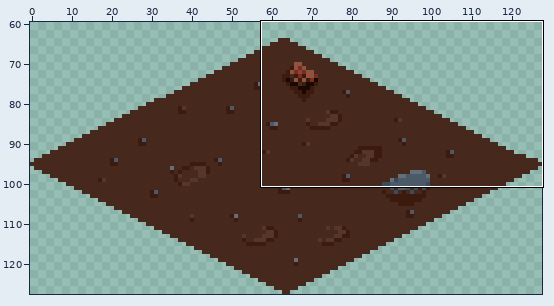
A sprite sheet gets an edit: MonoGameCross-PlatformDesktopApplication/Content/CompressedContent/textures/Environment/ground2.png. The first picture is a wide view before the edit; the outline marks the close-up.
Close-up. Before the commit:
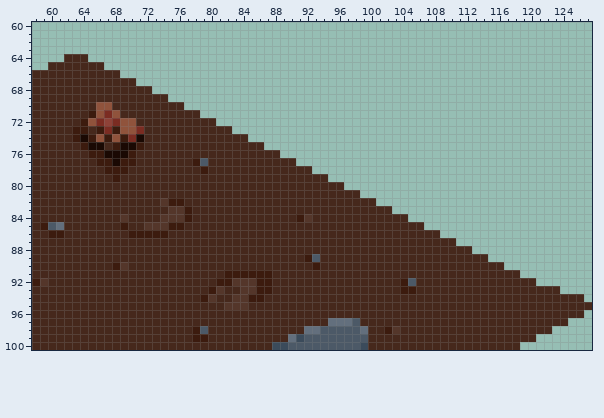
The file is 128x128 pixels. Shown: x 58..127, y 60..100. The wide view leaves out empty margins.
New version:
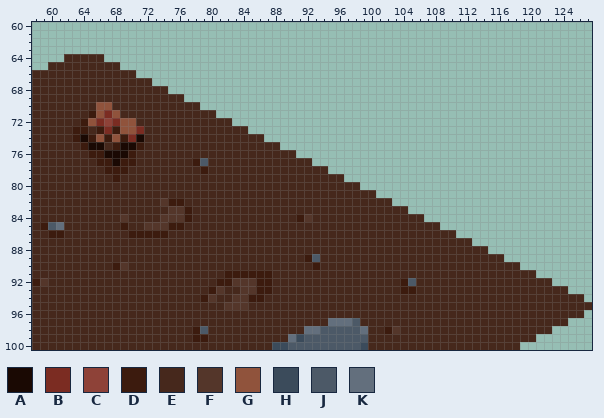
Palette (. is transparent): A #1a0903  B #7b2c22  C #8e4238  D #3c1b0e  E #46281c  F #54362a  G #90533c  H #3b4b5b  J #4c5967  K #636f7d
What changed:
@@ x 58..127 @@
  63 ......................................................................
- 64 ....EEE...............................................................
- 65 ..EEEEEEE.............................................................
- 66 EEEEEEEEEEE...........................................................
- 67 EEEEEEEEEEEEE.........................................................
- 68 EEEEEEEEEEEEEEE.......................................................
- 69 EEEEEEEEEEEEEEEEE.....................................................
- 70 EEEEEEEEGGEEEEEEEEE...................................................
- 71 EEEEEEEDGBGEEEEEEEEEE.................................................
- 72 EEEEEEDGBCBGGEEEEEEEEEE...............................................
- 73 EEEEEDDEDBDGGBEEEEEEEEEEE.............................................
- 74 EEEEEDADGDGDBAEEEEEEEEEEEEE...........................................
- 75 EEEEEEDAAEDAADEEEEEEEEEEEEEEE.........................................
- 76 EEEEEEEDDAAADEEEEEEEEEEEEEEEEEE.......................................
- 77 EEEEEEEEDDADDEEEEEEEDJEEEEEEEEEEE.....................................
- 78 EEEEEEEEEDDDEEEEEEEEEDEEEEEEEEEEEEE...................................
- 79 EEEEEEEEEEDEEEEEEEEEEEEEEEEEEEEEEEEEE.................................
- 80 EEEEEEEEEEEEEEEEEEEEEEEEEEEEEEEEEEEEEEE...............................
- 81 EEEEEEEEEEEEEEEEEEEEEEEEEEEEEEEEEEEEEEEEE.............................
- 82 EEEEEEEEEEEEEEEEFDDEEEEEEEEEEEEEEEEEEEEEEEE...........................
- 83 EEEEEEEEEEEEEEEEEFFDEEEEEEEEEEEEEEEEEEEEEEEEE.........................
- 84 EEEEEEEEEEEFEEEEFFFDEEEEEEEEEEEEEDFEEEEEEEEEEEE.......................
- 85 EDJKEEEEEEEDEEFFFDDEEEEEEEEEEEEEEEEEEEEEEEEEEEEEE.....................
- 86 EEDDEEEEEEEEDDDDDEEEEEEEEEEEEEEEEEEEEEEEEEEEEEEEEEE...................
- 87 EEEEEEEEEEEEEEEEEEEEEEEEEEEEEEEEEEEEEEEEEEEEEEEEEEEEE.................
- 88 EEEEEEEEEEEEEEEEEEEEEEEEEEEEEEEEEEEEEEEEEEEEEEEEEEEEEEE...............
- 89 EEEEEEEEEEEEEEEEEEEEEEEEEEEEEEEEEEDJEEEEEEEEEEEEEEEEEEEEE.............
- 90 EEEEEEEEEEDFEEEEEEEEEEEEEEEEEEEEEEEDEEEEEEEEEEEEEEEEEEEEEEE...........
- 91 EEEEEEEEEEEEEEEEEEEEEEEEDDDDDDEEEEEEEEEEEEEEEEEEEEEEEEEEEEEEE.........
- 92 DFEEEEEEEEEEEEEEEEEEEEEDDFFFDDEEEEEEEEEEEEEEEEDJEEEEEEEEEEEEEEE.......
- 93 EEEEEEEEEEEEEEEEEEEEEEDFEEFFDDEEEEEEEEEEEEEEEEDDEEEEEEEEEEEEEEEEEE....
+ 64 ....EEEEE.............................................................
+ 65 ..EEEEEEEEE...........................................................
+ 66 EEEEEEEEEEEEE.........................................................
+ 67 EEEEEEEEEEEEEEE.......................................................
+ 68 EEEEEEEEEEEEEEEEE.....................................................
+ 69 EEEEEEEEEEEEEEEEEEE...................................................
+ 70 EEEEEEEEGGEEEEEEEEEEE.................................................
+ 71 EEEEEEEDGBGEEEEEEEEEEEE...............................................
+ 72 EEEEEEDGBCBGGEEEEEEEEEEEE.............................................
+ 73 EEEEEDDEDBDGGBEEEEEEEEEEEEE...........................................
+ 74 EEEEEDADGDGDBAEEEEEEEEEEEEEEE.........................................
+ 75 EEEEEEDAAEDAADEEEEEEEEEEEEEEEEE.......................................
+ 76 EEEEEEEDDAAADEEEEEEEEEEEEEEEEEEEE.....................................
+ 77 EEEEEEEEDDADDEEEEEEEDJEEEEEEEEEEEEE...................................
+ 78 EEEEEEEEEDDDEEEEEEEEEDEEEEEEEEEEEEEEE.................................
+ 79 EEEEEEEEEEDEEEEEEEEEEEEEEEEEEEEEEEEEEEE...............................
+ 80 EEEEEEEEEEEEEEEEEEEEEEEEEEEEEEEEEEEEEEEEE.............................
+ 81 EEEEEEEEEEEEEEEEEEEEEEEEEEEEEEEEEEEEEEEEEEE...........................
+ 82 EEEEEEEEEEEEEEEEFDDEEEEEEEEEEEEEEEEEEEEEEEEEE.........................
+ 83 EEEEEEEEEEEEEEEEEFFDEEEEEEEEEEEEEEEEEEEEEEEEEEE.......................
+ 84 EEEEEEEEEEEFEEEEFFFDEEEEEEEEEEEEEDFEEEEEEEEEEEEEE.....................
+ 85 EDJKEEEEEEEDEEFFFDDEEEEEEEEEEEEEEEEEEEEEEEEEEEEEEEE...................
+ 86 EEDDEEEEEEEEDDDDDEEEEEEEEEEEEEEEEEEEEEEEEEEEEEEEEEEEE.................
+ 87 EEEEEEEEEEEEEEEEEEEEEEEEEEEEEEEEEEEEEEEEEEEEEEEEEEEEEEE...............
+ 88 EEEEEEEEEEEEEEEEEEEEEEEEEEEEEEEEEEEEEEEEEEEEEEEEEEEEEEEEE.............
+ 89 EEEEEEEEEEEEEEEEEEEEEEEEEEEEEEEEEEDJEEEEEEEEEEEEEEEEEEEEEEE...........
+ 90 EEEEEEEEEEDFEEEEEEEEEEEEEEEEEEEEEEEDEEEEEEEEEEEEEEEEEEEEEEEEE.........
+ 91 EEEEEEEEEEEEEEEEEEEEEEEEDDDDDDEEEEEEEEEEEEEEEEEEEEEEEEEEEEEEEEE.......
+ 92 DFEEEEEEEEEEEEEEEEEEEEEDDFFFDDEEEEEEEEEEEEEEEEDJEEEEEEEEEEEEEEEEE.....
+ 93 EEEEEEEEEEEEEEEEEEEEEEDFEEFFDDEEEEEEEEEEEEEEEEDDEEEEEEEEEEEEEEEEEEE...
  94 EEEEEEEEEEEEEEEEEEEEEDFEEFFDDEEEEEEEEEEEEEEEEEEEEEEEEEEEEEEEEEEEEEEEE.
